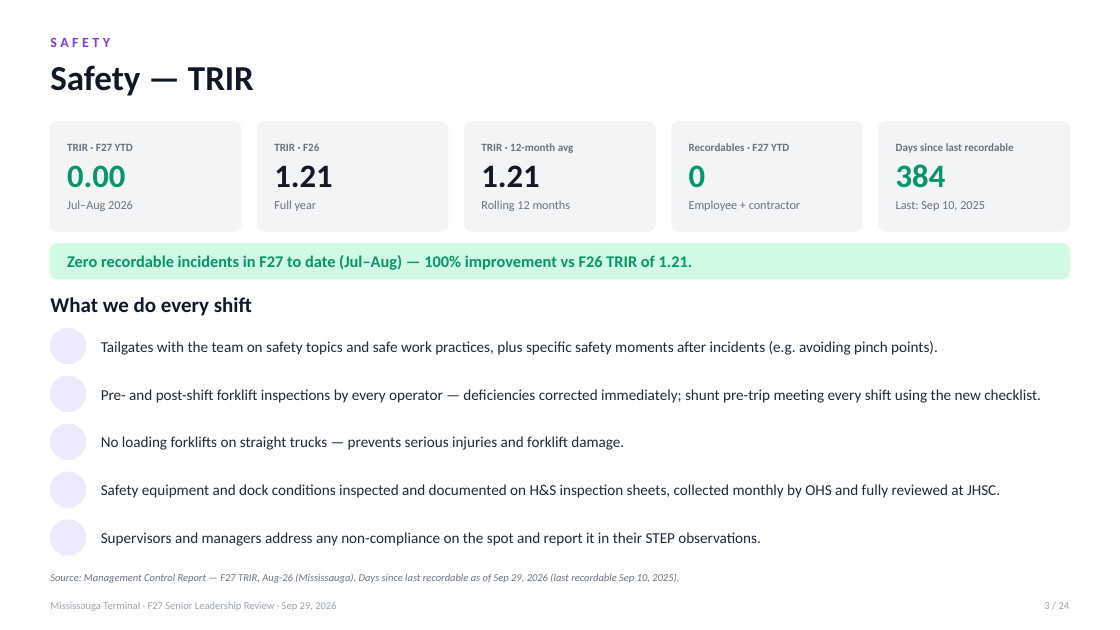
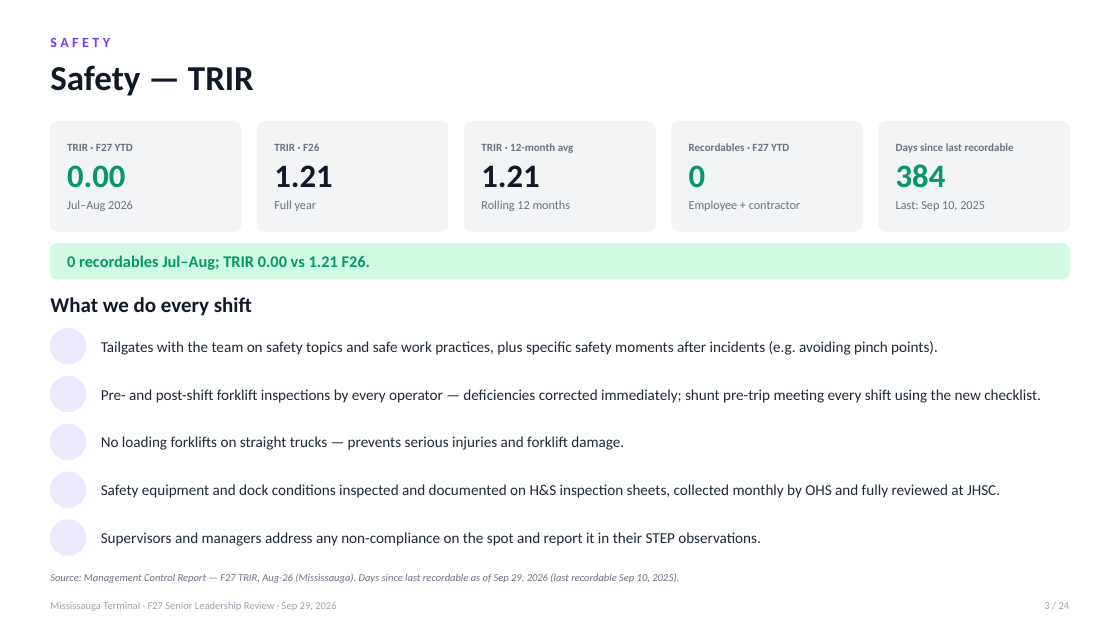
Before and after one commit to FuoriclasseX/mississauga-terminal-f26-cost-transformation-dashboard, a slide deck: slide 3 of presentation/Mississauga_F27_Leadership_Review_Sep29.pptx. Drawn at 1120x630 pixels with LibreOffice and Linux fonts; fonts in the diff are those of the drawing; background and template pictures are left out. Boxes give left, top, right and bottom in pixels: in the first picture for what was removed or moved away, otherwise in the second. Text is boxed around its words. In the diff, an @@ line names an element or a change of style, - is before the commit and + after.

```diff
--- a/presentation/Mississauga_F27_Leadership_Review_Sep29.pptx
+++ b/presentation/Mississauga_F27_Leadership_Review_Sep29.pptx
@@ text at [67,255,370,270]: text changed @@
-Zero recordable incidents in F27 to date (Jul–Aug) — 100% improvement vs F26 TRIR of 1.21.
+0 recordables Jul–Aug; TRIR 0.00 vs 1.21 F26.
```
Also in this commit, not shown: 11 other slides changed, 1 other file.
